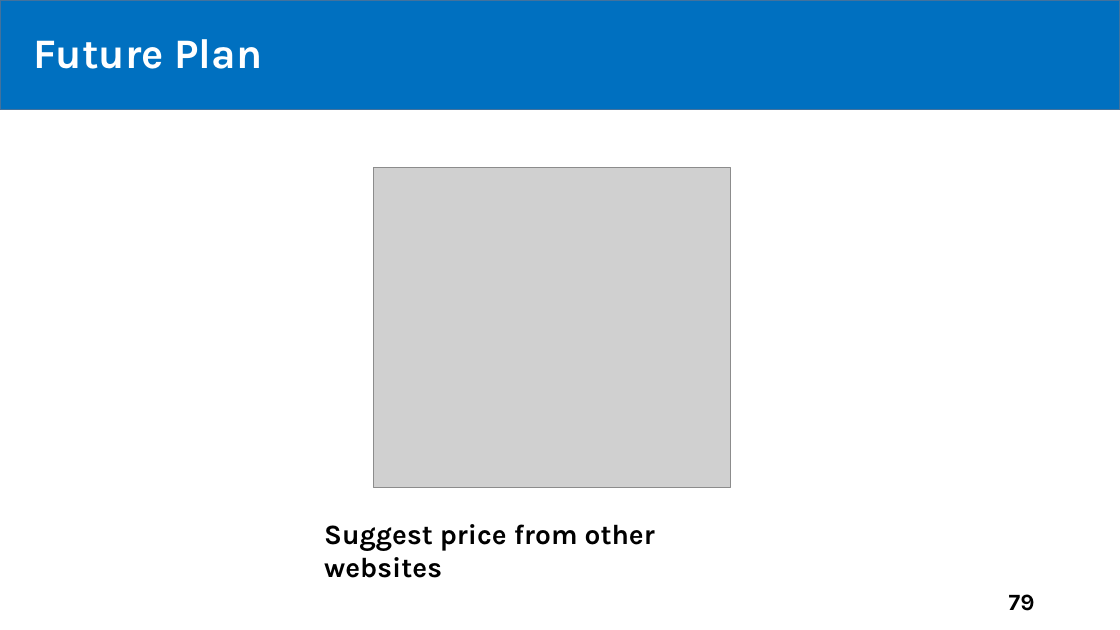
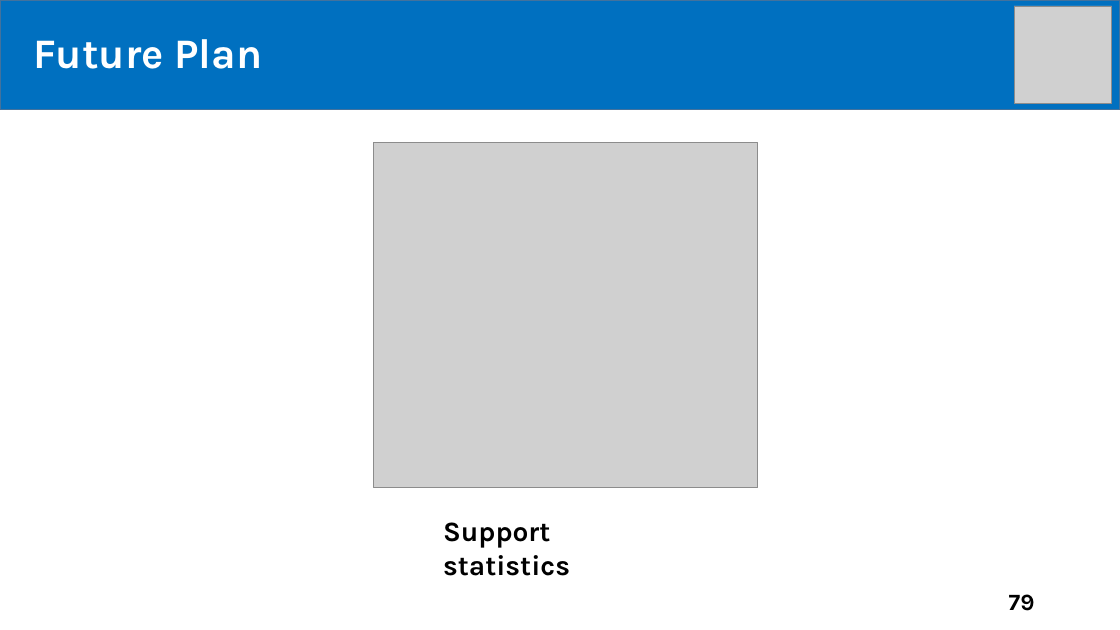
Before and after one commit to tiendan3108/CP, a slide deck: slide 79 of Source/Presentation/PreFinalPresentation.pptx. Drawn at 1120x630 pixels with LibreOffice and Linux fonts; fonts in the diff are those of the drawing; grey boxes stand for pictures. Boxes give left, top, right and bottom in pixels: in the first picture for what was removed or moved away, otherwise in the second. Text is boxed around its words. In the diff, an @@ line names an element or a change of style, - is before the commit and + after.

Commit message:
update

```diff
--- a/Source/Presentation/PreFinalPresentation.pptx
+++ b/Source/Presentation/PreFinalPresentation.pptx
@@ picture added at (1014,6,1112,103) @@
@@ picture: place and size @@
-picture at (374,167,731,488)
+picture at (374,143,759,488)
@@ text at (443,522,570,576): text changed @@
-Suggest price from other websites
+Support statistics
```
Also in this commit, not shown: 79 other slides changed.
